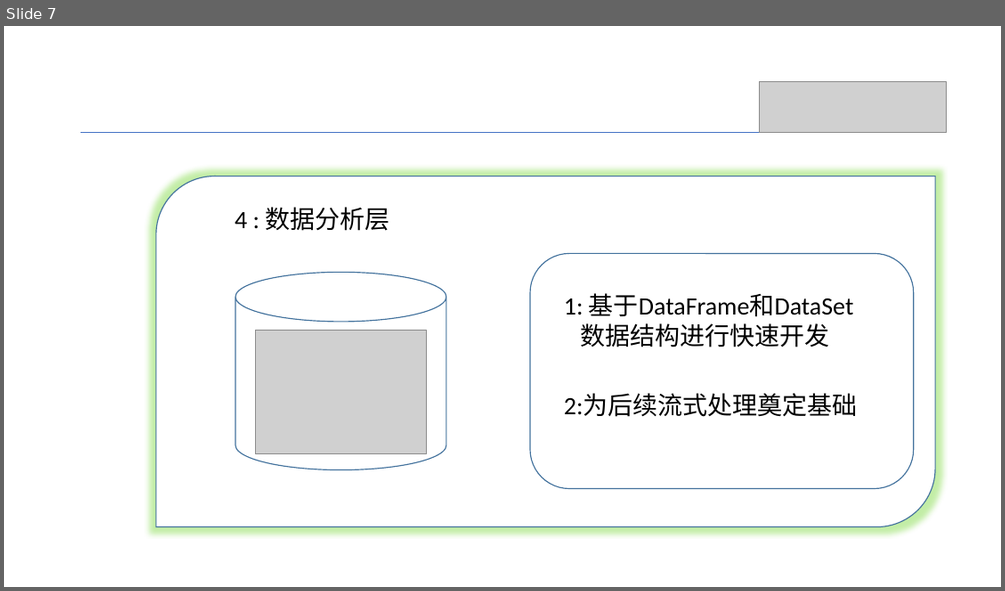
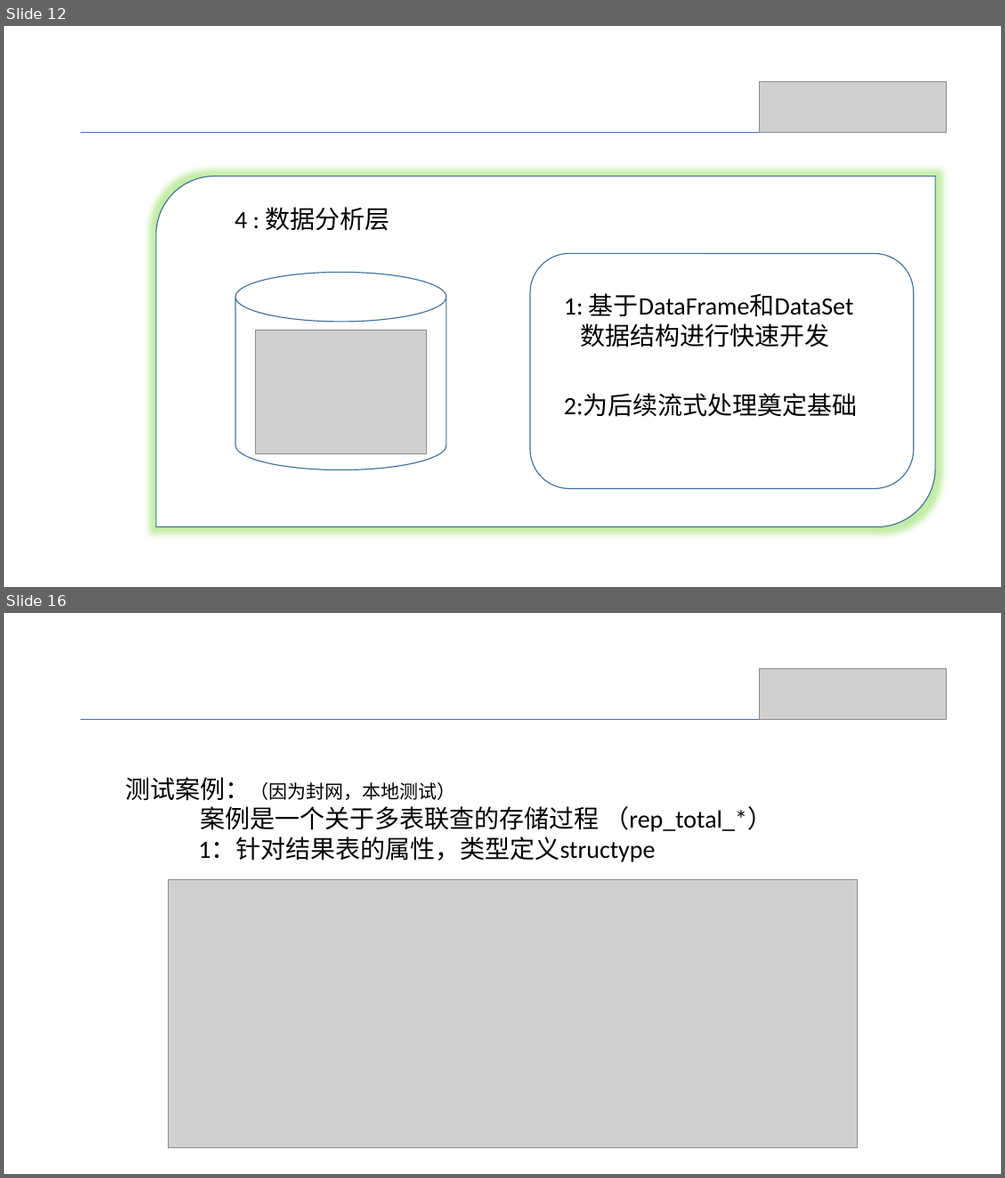
Before and after one commit to Shyekyo/event, a slide deck: src/resources/账务系统存储过程重构方案.pptx. Shown one above the other, each under a label of ours: slide 7 before the commit, slides 12 and 16 after it; the slides between them are not shown. The pictures are 1005x591 and 1005x1178 pixels, drawn with LibreOffice and Linux fonts; fonts in the diff are those of the drawing; grey boxes stand for pictures. Boxes give left, top, right and bottom in pixels: in the first picture for what was removed or moved away, otherwise in the second. Text is boxed around its words. In the diff, an @@ line names an element or a change of style, - is before the commit and + after.

```diff
--- a/src/resources/账务系统存储过程重构方案.pptx
+++ b/src/resources/账务系统存储过程重构方案.pptx
@@ slide 16 added at [4, 613, 1001, 1174], background #FFFFFF @@
@@ picture added at [760, 668, 947, 719] @@
@@ line added from (81, 720) to (947, 720), #4472C4 0.5 pt @@
@@ text added at [125, 777, 772, 862], 24 pt, text #000000 @@
+测试案例：（因为封网，本地测试）
+案例是一个关于多表联查的存储过程 （rep_total_*）
+1：针对结果表的属性，类型定义structype
@@ picture added at [168, 880, 857, 1148] @@
@@ what was slide 7 is now slide 12 @@
```
Also in this commit, not shown: 3 slides changed, 13 other slides added, 11 other files.
